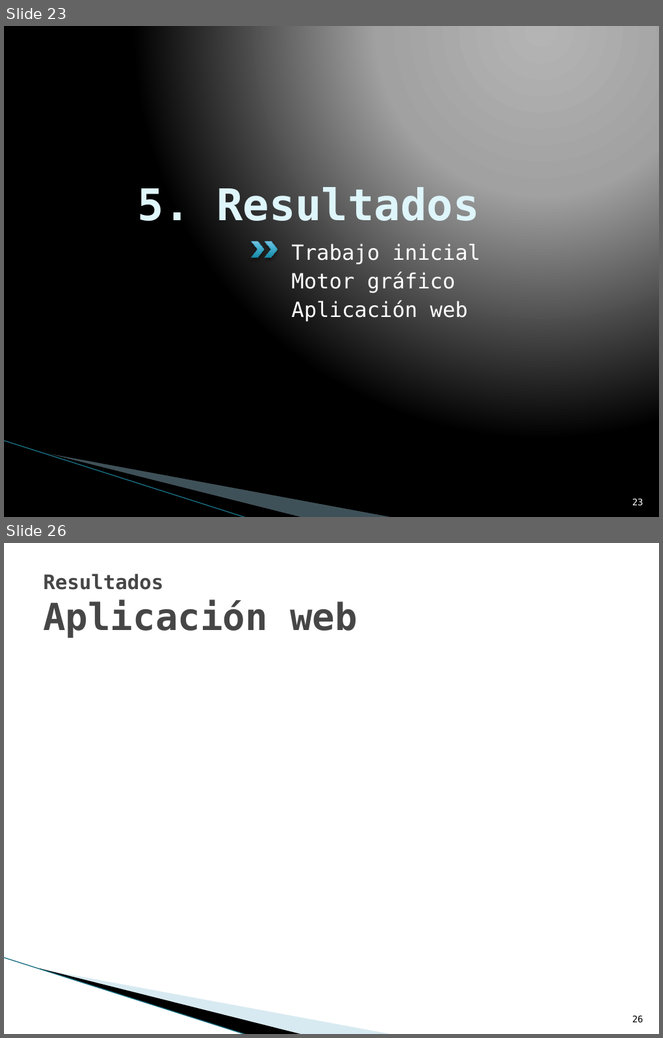
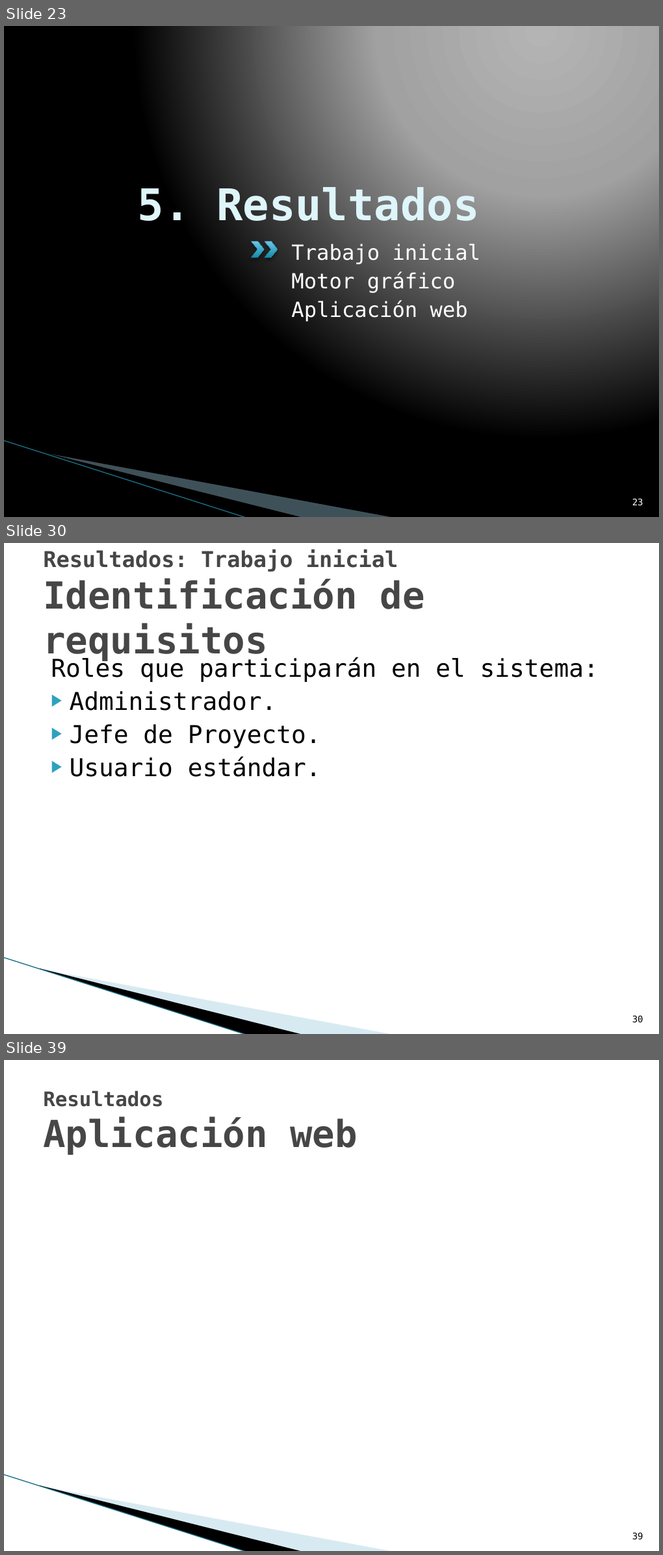
Before and after one commit to txedo/uclm-esi-alarcos, a slide deck: presentation/presentation.pptx. Shown one above the other, each under a label of ours: slides 23 and 26 before the commit, slides 23, 30 and 39 after it; the slides between them are not shown. The pictures are 663x1038 and 663x1555 pixels, drawn with LibreOffice and Linux fonts; fonts in the diff are those of the drawing; background and template pictures are left out. Boxes give left, top, right and bottom in pixels: in the first picture for what was removed or moved away, otherwise in the second. Text is boxed around its words. In the diff, an @@ line names an element or a change of style, - is before the commit and + after.

```diff
--- a/presentation/presentation.pptx
+++ b/presentation/presentation.pptx
@@ slide 30 added at (4,543,659,1034), background #FFFFFF; not listed: 3 template elements that a slide beside it also shows @@
@@ title added at (43,549,425,662), 41 pt, text #464646, bold @@
+Resultados: Trabajo inicial
+Identificación de requisitos
@@ text added at (51,657,599,777), 27 pt, text #000000 @@
+Roles que participarán en el sistema:
+▶ Administrador.
+▶ Jefe de Proyecto.
+▶ Usuario estándar.
@@ page number added at (633,1016,644,1023), 10 pt, text #000000 @@
+30
@@ what was slide 26 is now slide 39 @@
@@ page number at (633,1533,644,1540): text changed @@
-26
+39
```
Also in this commit, not shown: 1 slide changed, 12 other slides added, 21 other files.
